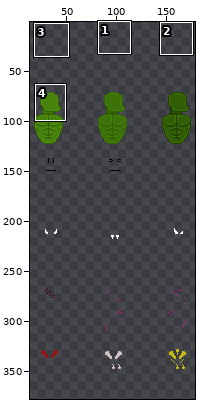
A sprite sheet gets an edit: Assets/Resources/Sprites/Characters/Orc_Spritesheet.png. Above, an overview of the earlier version with the close-up marked.
Close-up. Before the edit:
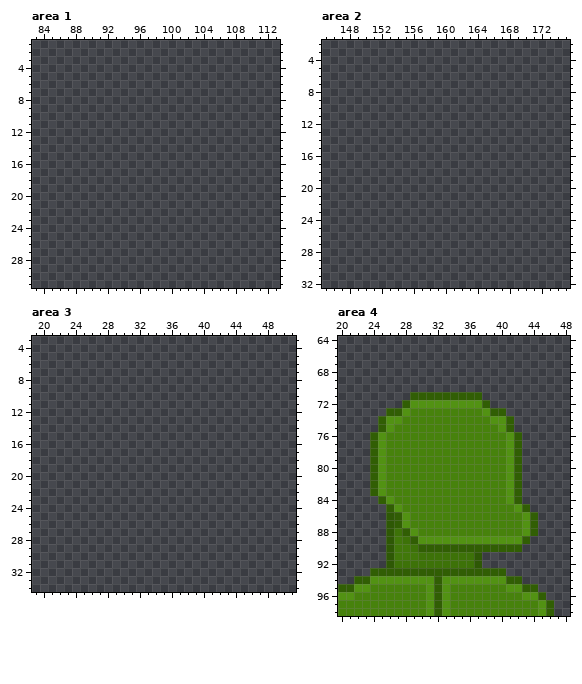
The file is 512x512 pixels. Colours within 5 levels of each other are drawn and written as one. Shown: area 1: x 83..113, y 1..31; area 2: x 145..175, y 2..32; area 3: x 19..51, y 3..34; area 4: x 20..48, y 64..98. The old version is drawn lined up with the new one. The wide view leaves out empty margins. The commit also changed other parts of the picture, which this record leaves out.
And afterwards:
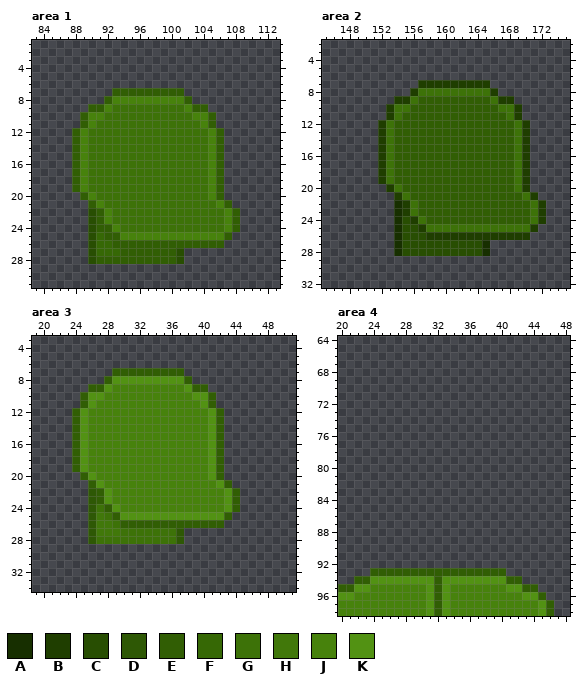
Palette (. is transparent): A #172f00  B #1f3e00  C #284e02  D #2e5805  E #315e04  F #366805  G #3d7208  H #41780a  J #47820c  K #529213
Diff:
whole drawing moved by +0,+64 (the old picture is shown already moved)
Changed rows in their new state; - is an unchanged pixel.
Area 1:
first column x 88:
 7 -----EEEEEEEEE-------
 8 ----EJJJJJJJJJE------
 9 --EEJGGGGGGGGGJEE----
10 -EJJGGGGGGGGGGGJJE---
11 -EJGGGGGGGGGGGGGJE---
12 EJGGGGGGGGGGGGGGGJE--
13 EJGGGGGGGGGGGGGGGJE--
14 EJGGGGGGGGGGGGGGGJE--
15 EJGGGGGGGGGGGGGGGJE--
16 EJGGGGGGGGGGGGGGGJE--
17 EJGGGGGGGGGGGGGGGJE--
18 EJGGGGGGGGGGGGGGGJE--
19 EJGGGGGGGGGGGGGGGJE--
20 -EJGGGGGGGGGGGGGGJE--
21 --EJGGGGGGGGGGGGGGJE-
22 --CEJGGGGGGGGGGGGGGJE
23 --CEJGGGGGGGGGGGGGGJE
24 --CEEJGGGGGGGGGGGGGJE
25 --CFEEJJJJJJJJJJJJJE-
26 --CFFEEEEEEEEEEEEEE--
27 --CFFFEEEEEEEC-------
28 --CEEEEEEEEEEC-------
Area 2:
first column x 152:
 7 -----BBBBBBBBB-------
 8 ----BGGGGGGGGGB------
 9 --BBGEEEEEEEEEGBB----
10 -BGGEEEEEEEEEEEGGB---
11 -BGEEEEEEEEEEEEEGB---
12 BGEEEEEEEEEEEEEEEGB--
13 BGEEEEEEEEEEEEEEEGB--
14 BGEEEEEEEEEEEEEEEGB--
15 BGEEEEEEEEEEEEEEEGB--
16 BGEEEEEEEEEEEEEEEGB--
17 BGEEEEEEEEEEEEEEEGB--
18 BGEEEEEEEEEEEEEEEGB--
19 BGEEEEEEEEEEEEEEEGB--
20 -BGEEEEEEEEEEEEEEGB--
21 --BGEEEEEEEEEEEEEEGB-
22 --ABGEEEEEEEEEEEEEEGB
23 --ABGEEEEEEEEEEEEEEGB
24 --ACBGEEEEEEEEEEEEEGB
25 --ACCBGGGGGGGGGGGGGB-
26 --ACCCBBBBBBBBBBBBB--
27 --ACCCCCCCCCCA-------
28 --ACCCCCCCCCCA-------
Area 3:
first column x 24:
 7 -----EEEEEEEEE-------
 8 ----EKKKKKKKKKE------
 9 --EEKJJJJJJJJJKEE----
10 -EKKJJJJJJJJJJJKKE---
11 -EKJJJJJJJJJJJJJKE---
12 EKJJJJJJJJJJJJJJJKE--
13 EKJJJJJJJJJJJJJJJKE--
14 EKJJJJJJJJJJJJJJJKE--
15 EKJJJJJJJJJJJJJJJKE--
16 EKJJJJJJJJJJJJJJJKE--
17 EKJJJJJJJJJJJJJJJKE--
18 EKJJJJJJJJJJJJJJJKE--
19 EKJJJJJJJJJJJJJJJKE--
20 -EKJJJJJJJJJJJJJJKE--
21 --EKJJJJJJJJJJJJJJKE-
22 --DEKJJJJJJJJJJJJJJKE
23 --DEKJJJJJJJJJJJJJJKE
24 --DGEKJJJJJJJJJJJJJKE
25 --DHGEKKKKKKKKKKKKKE-
26 --DHHGEEEEEEEEEEEEE--
27 --DHHHGGGGGGGD-------
28 --DGGGGGGGGGGD-------
Area 4:
first column x 24:
71 -----.........-------
72 ----...........------
73 --...............----
74 -.................---
75 -.................---
76 ...................--
77 ...................--
78 ...................--
79 ...................--
80 ...................--
81 ...................--
82 ...................--
83 ...................--
84 -..................--
85 --..................-
86 --...................
87 --...................
88 --...................
89 --..................-
90 --.................--
91 --............-------
92 --............-------
